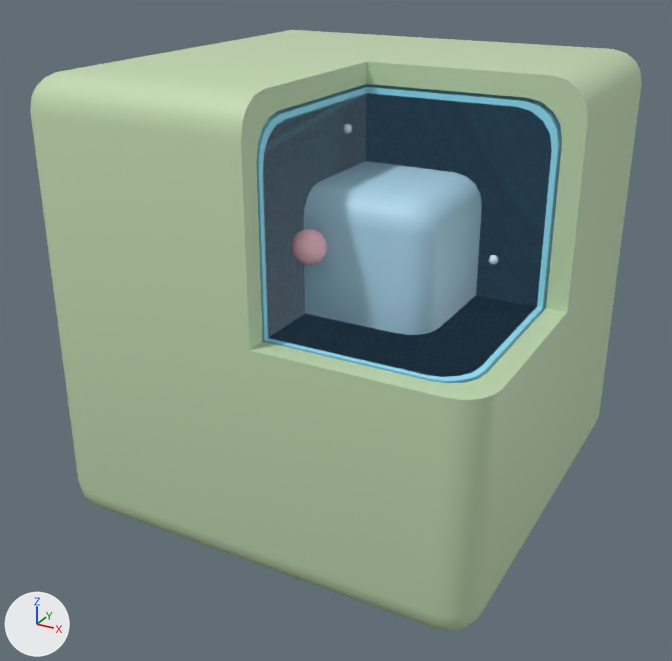
An edit to the glTF model models/plant_cell.glb, drawn before and after from the same camera.
Camera for both pictures: a camera (50 mm lens) standing at (1.98, -3.83, 1.62) and looking at (-0.05, -0.14, -0.22). Arrows for +X, +Y and +Z are at lower left; the lights stay in place. The picture after the commit comes second. Where no turn or scale is listed for an object, it has been applied to the vertices. Vertices at exactly the same position are counted once.

The first picture shows 'cell_membrane', 'cell_wall', 'cytosol', 'lysosome', 'ribosome_free', 'vacuole'.
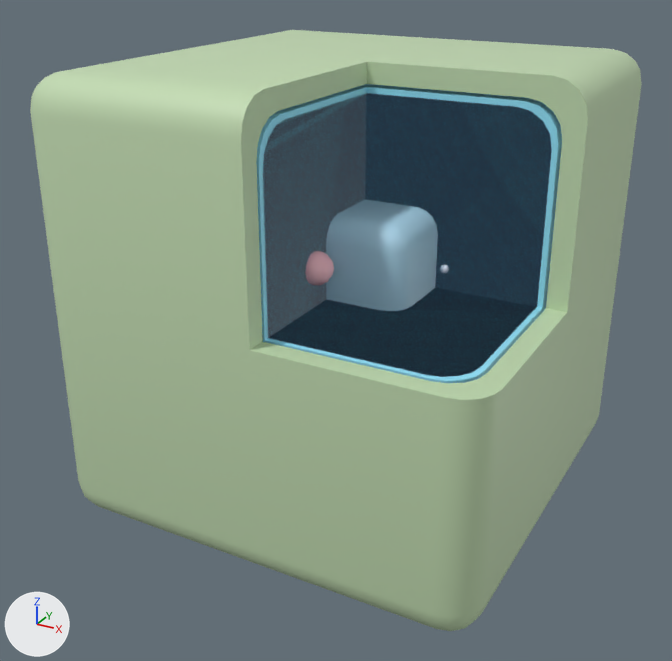
The change, as JSON lines over the scene's bpy script:
```json
{"block": "me_cube_032", "where": "# used by ob_vacuole; location = (0.0, 0.0, 0.0)"}
{"op": "remove", "block": "me_cube_032", "code": "me_cube_032.from_pydata(...)  # 152 vertices, 300 faces; spans x -0.56..0.64, y -0.63..0.57, z -0.58..0.62"}
{"op": "add", "block": "me_cube_032", "code": "me_cube_032.from_pydata(...)  # 152 vertices, 300 faces; spans x -0.44..0.44, y -0.44..0.44, z -0.44..0.44"}
{"block": "me_cube_032", "change": "me_cube_032 part 1: 152 of 152 vertices moved; they spanned x -0.56..0.64, y -0.63..0.57, z -0.58..0.62 and now span x -0.44..0.44, y -0.44..0.44, z -0.44..0.44; mean shift (-0.04, 0.03, -0.02)"}
{"op": "set", "path": "ob_lysosome.location", "old": "(0.134, -0.697, 0.402)", "new": "(0.085, -0.55, 0.255)"}
{"op": "set", "path": "ob_ribosome_free.location", "old": "(0.188, 0.697, 0.134)", "new": "(0.119, 0.5, 0.085)"}
```

Pixel boxes [x1, y1, x2, y2] of what changed, in the pictures (672 x 661 px):
```json
{"object": "vacuole", "change": "reshaped", "before": [304, 161, 482, 335], "after": [326, 199, 438, 311]}
{"object": "lysosome", "change": "moved", "before": [291, 229, 327, 265], "after": [305, 251, 334, 286]}
{"object": "ribosome_free", "change": "moved", "before": [344, 124, 499, 265], "after": [440, 264, 449, 274], "on screen": "mostly hidden"}
```
